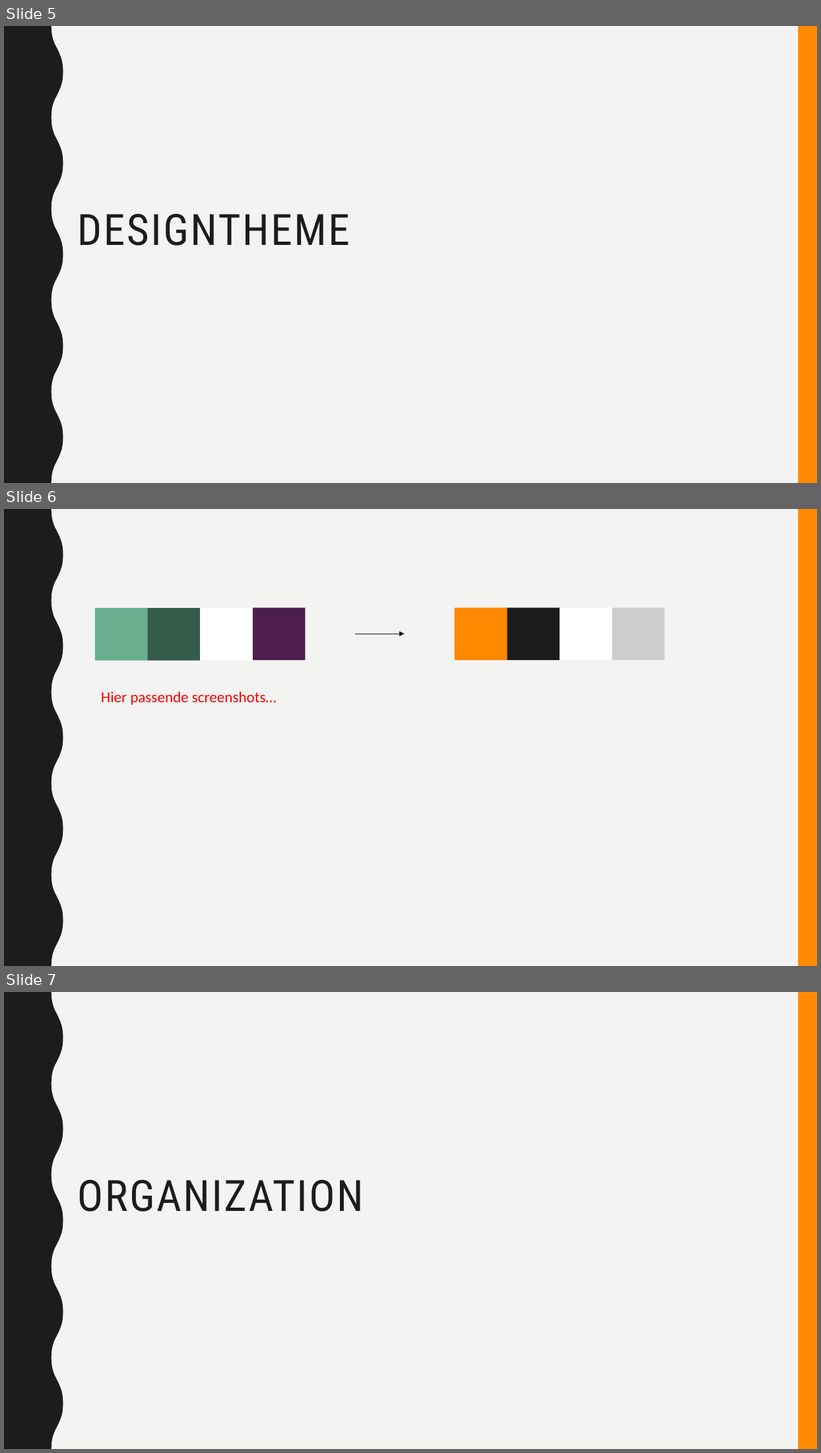
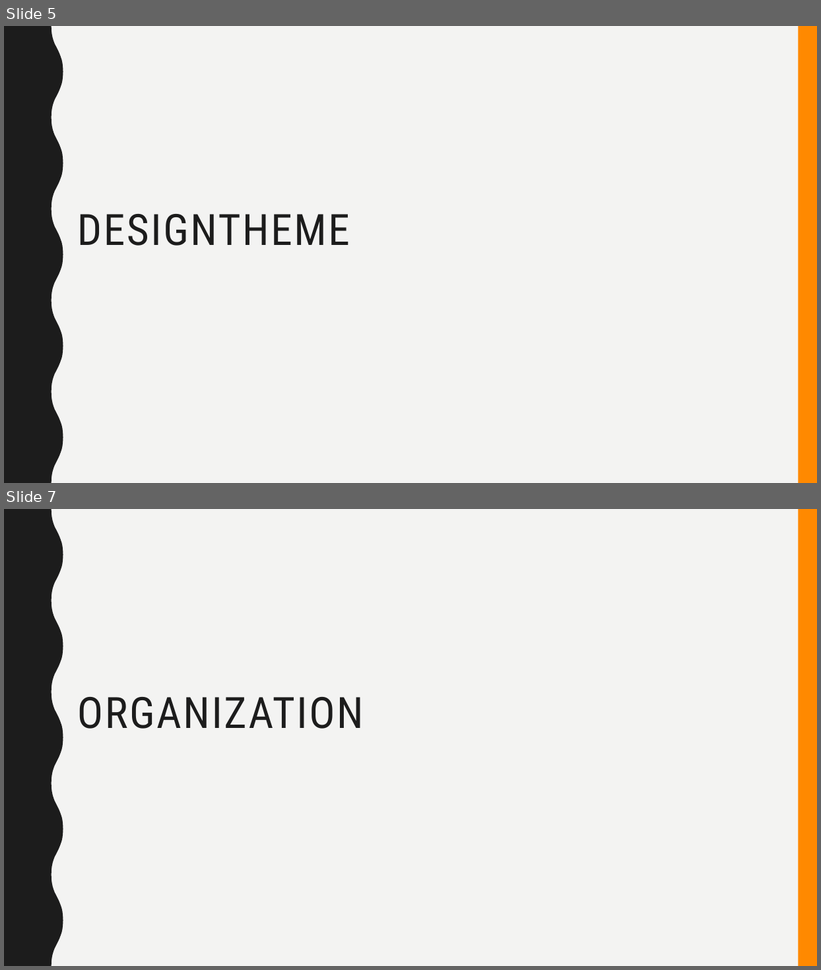
Before and after one commit to Catnessity/Email_Manager, a slide deck: C_Mail.pptx. Shown one above the other, each under a label of ours: slides 5, 6 and 7 before the commit, slides 5 and 7 after it; the slides between them are not shown. The pictures are 821x1453 and 821x970 pixels, drawn with LibreOffice and Linux fonts; fonts in the diff are those of the drawing. Boxes give left, top, right and bottom in pixels: in the first picture for what was removed or moved away, otherwise in the second. Text is boxed around its words. In the diff, an @@ line names an element or a change of style, - is before the commit and + after.

```diff
--- a/C_Mail.pptx
+++ b/C_Mail.pptx
@@ slide 6 removed at [4, 509, 817, 966], background #F3F3F2; not listed: 2 template elements that a slide beside it also shows @@
@@ rectangle removed at [95, 608, 147, 660] @@
@@ rectangle removed at [147, 608, 200, 660] @@
@@ rectangle removed at [201, 608, 253, 660] @@
@@ rectangle removed at [253, 608, 306, 660] @@
@@ rectangle removed at [455, 608, 507, 660] @@
@@ rectangle removed at [507, 608, 560, 660] @@
@@ rectangle removed at [560, 608, 612, 660] @@
@@ rectangle removed at [612, 608, 665, 660] @@
@@ arrow removed from (355, 634) to (405, 634) @@
@@ text removed at [101, 692, 277, 705] @@
-Hier passende screenshots…
```
Also in this commit, not shown: 1 slide added, 1 other file.
